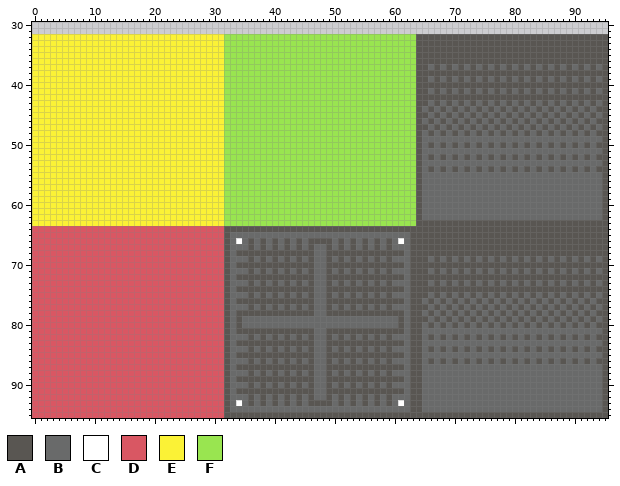
Pixel-art file: Assets/AnimationImporter-master/tiles/tile_hatch.ase. The picture above was drawn from the file before the commit.
96x96 pixels, 1 frame. Shown: x 0..95, y 30..95.
Palette (. is transparent): A #595652  B #696a6a  C #ffffff  D #d95763  E #fbf236  F #99e550
The result:
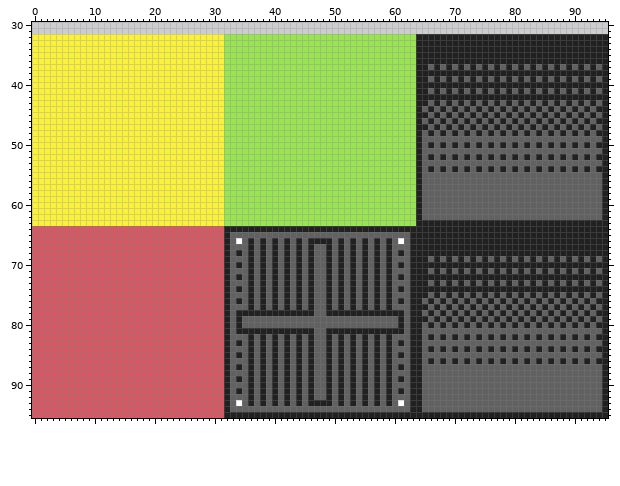
Diff:
Colour A changes from #595652 to #212121.
Colour B changes from #696a6a to #616161.
The author changed colour A to colour B in row 68 at x 35, 37, 39, 41, 43, 45, 50, 52, 54, 56, 58 and 60; in row 70 at x 35, 37, 39, 41, 43, 45, 50, 52, 54, 56, 58 and 60; in row 72 at x 35, 37, 39, 41, 43, 45, 50, 52, 54, 56, 58 and 60; in row 74 at x 35, 37, 39, 41, 43, 45, 50, 52, 54, 56, 58 and 60; in row 76 at x 35, 37, 39, 41, 43, 45, 50, 52, 54, 56, 58 and 60; in row 83 at x 35, 37, 39, 41, 43, 45, 50, 52, 54, 56, 58 and 60.
The author changed colour A to colour B in row 85 at x 35, 37, 39, 41, 43, 45, 50, 52, 54, 56, 58 and 60; in row 87 at x 35, 37, 39, 41, 43, 45, 50, 52, 54, 56, 58 and 60; in row 89 at x 35, 37, 39, 41, 43, 45, 50, 52, 54, 56, 58 and 60; in row 91 at x 35, 37, 39, 41, 43, 45, 50, 52, 54, 56, 58 and 60.
Where, in picture pixels (left, top, right, bottom), the same in both pictures:
changed: (224, 34, 608, 418)
